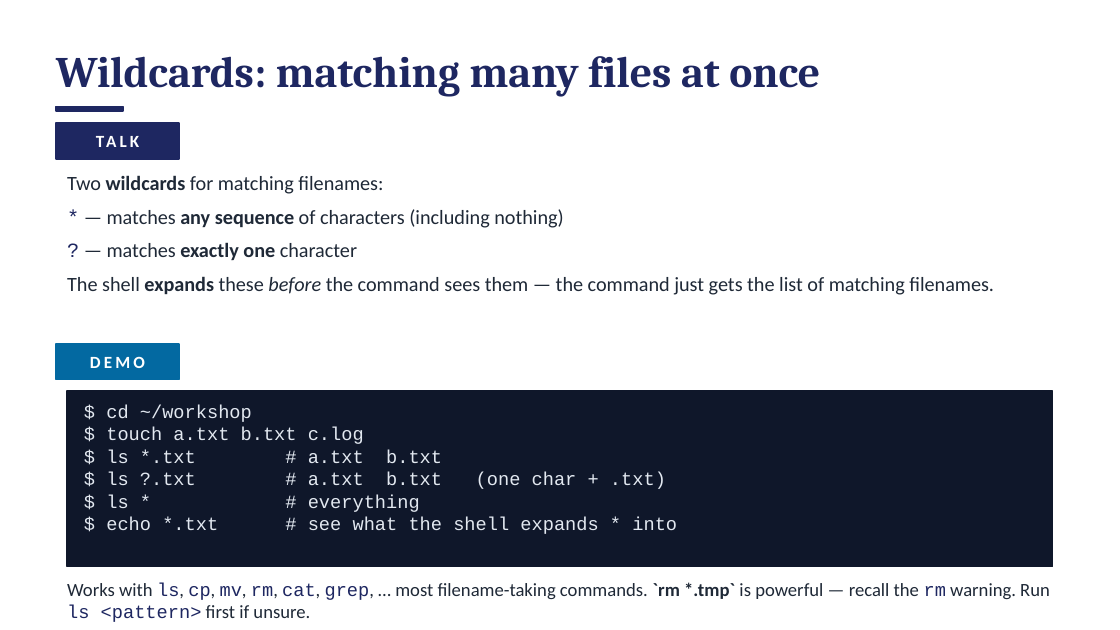
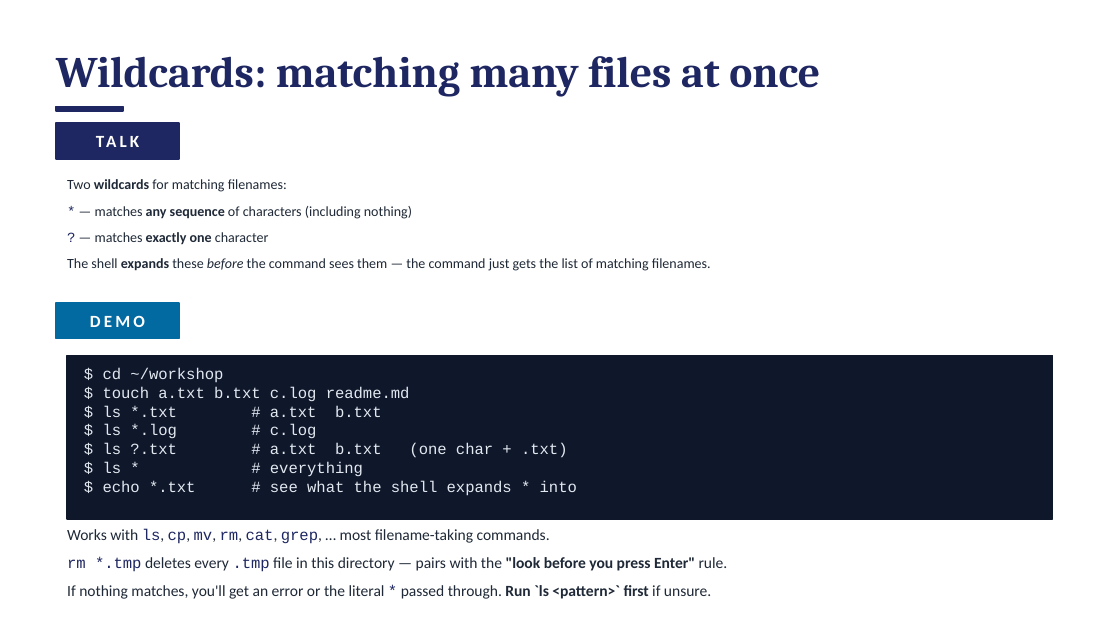
Before and after one commit to access-ci-org/Operations-STEP-2026, a slide deck: slide 45 of Linux_Terminal/DRAFT_workshop-linux-session1.pptx. Drawn at 1120x630 pixels with LibreOffice and Linux fonts; fonts in the diff are those of the drawing. Boxes give left, top, right and bottom in pixels: in the first picture for what was removed or moved away, otherwise in the second. Text is boxed around its words. In the diff, an @@ line names an element or a change of style, - is before the commit and + after.

Commit message:
Slide updates

```diff
--- a/Linux_Terminal/DRAFT_workshop-linux-session1.pptx
+++ b/Linux_Terminal/DRAFT_workshop-linux-session1.pptx
@@ text "Two wildcards for matching filenames:" at (67,179,711,271): size 13 to 9 pt @@
@@ text "DEMO": place and size @@
-text "DEMO" at (90,356,145,368)
+text "DEMO" at (90,315,145,327)
@@ rectangle: place and size @@
-rectangle at (56,344,179,380)
+rectangle at (56,302,179,338)
@@ rectangle: place and size @@
-rectangle at (67,391,1053,567)
+rectangle at (67,355,1053,519)
@@ text "$ cd ~/workshop": place and size @@
-text "$ cd ~/workshop" at (106,405,677,534)
+text "$ cd ~/workshop" at (103,368,577,496)
@@ text at (103,387,410,401): text changed; size 12 to 10 pt @@
-$ touch a.txt b.txt c.log
+$ touch a.txt b.txt c.log readme.md
@@ text at (103,368,577,496): size 12 to 10 pt in "$ cd ~/workshop", "$ ls *.txt # a.txt b.txt", "$ ls ?.txt # a.txt b.txt (one ...", "$ ls * # everything" and 1 more places @@
@@ text at (103,424,317,438): paragraph added @@
+$ ls *.log # c.log
@@ text at (67,529,728,599): text changed; size 12 to 10 pt @@
-■ Works with ls, cp, mv, rm, cat, grep, … most filename-taking commands. `rm *.tmp` is powerful — recall the rm warning. Run ls <pattern> first if unsure.
+■ Works with ls, cp, mv, rm, cat, grep, … most filename-taking commands.
+■ rm *.tmp deletes every .tmp file in this directory — pairs with the "look before you press Enter" rule.
+■ If nothing matches, you'll get an error or the literal * passed through. Run `ls <pattern>` first if unsure.
```
Also in this commit, not shown: 92 other slides changed, 1 slide added, 3 slides removed, 1 other file.
